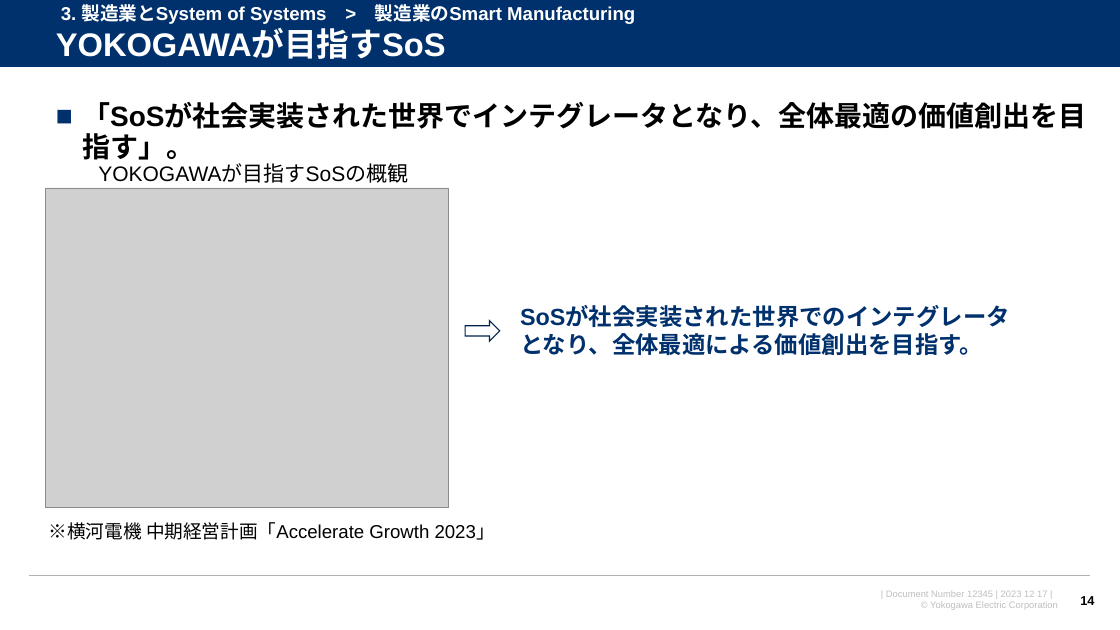
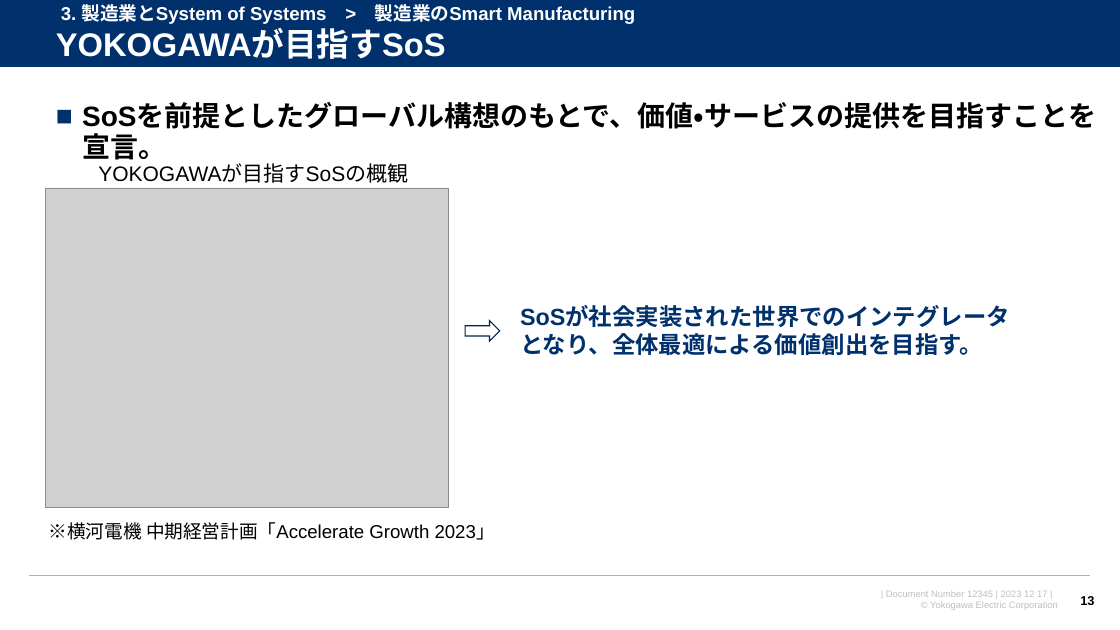
Before and after one commit to watarukumagai-git/opt, a slide deck: slide 13 of SoS/conf2023/231217_横幹連合コンファレンス_熊谷.pptx (slide 14 before the commit). Drawn at 1120x630 pixels with LibreOffice and Linux fonts; fonts in the diff are those of the drawing; grey boxes stand for pictures; background and template pictures are left out. Boxes give left, top, right and bottom in pixels: in the first picture for what was removed or moved away, otherwise in the second. Text is boxed around its words. In the diff, an @@ line names an element or a change of style, - is before the commit and + after.

```diff
--- a/SoS/conf2023/231217_横幹連合コンファレンス_熊谷.pptx
+++ b/SoS/conf2023/231217_横幹連合コンファレンス_熊谷.pptx
@@ text at [82,104,1096,160]: text changed @@
-■ 「SoSが社会実装された世界でインテグレータとなり、全体最適の価値創出を目指す」。
+■ SoSを前提としたグローバル構想のもとで、価値・サービスの提供を目指すことを宣言。
@@ page number at [1080,596,1094,605]: text changed @@
-14
+13
```
Also in this commit, not shown: 12 other slides changed, 3 slides added, 2 slides removed.
